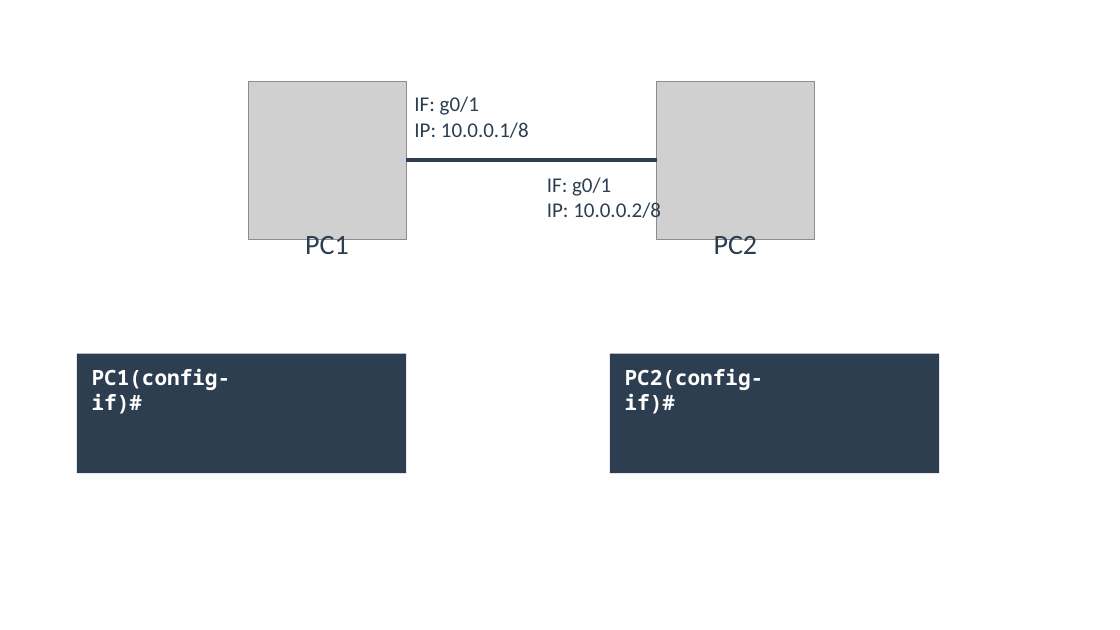
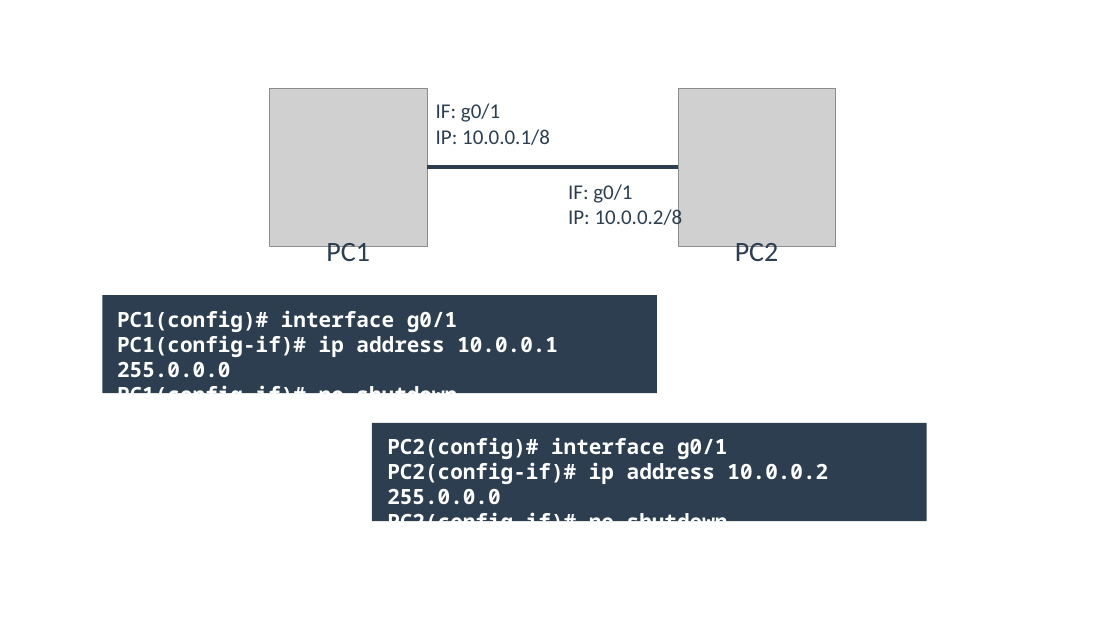
Before and after one commit to yuichi110/www.yuichi.com-network, a slide deck: slide 6 of slides/0020.pptx. Drawn at 1120x630 pixels with LibreOffice and Linux fonts; fonts in the diff are those of the drawing; grey boxes stand for pictures. Boxes give left, top, right and bottom in pixels: in the first picture for what was removed or moved away, otherwise in the second. Text is boxed around its words. In the diff, an @@ line names an element or a change of style, - is before the commit and + after.

```diff
--- a/slides/0020.pptx
+++ b/slides/0020.pptx
@@ 4 texts, 2 pictures, 1 line: place and size @@
-4 texts, 2 pictures, 1 line at (249,82,815,254)
+4 texts, 2 pictures, 1 line at (270,88,836,261)
@@ rectangle: place and size @@
-rectangle at (77,354,407,473)
+rectangle at (103,295,657,393)
@@ text at (117,310,558,393): text changed @@
-PC1(config-if)#
+PC1(config)# interface g0/1
+PC1(config-if)# ip address 10.0.0.1 255.0.0.0
+PC1(config-if)# no shutdown
@@ text removed at (625,368,764,414) @@
-PC2(config-if)#
@@ rectangle: place and size @@
-rectangle at (610,354,939,473)
+rectangle at (372,423,927,521)
@@ text added at (387,437,828,521), 18 pt, text #FFFFFF, bold @@
+PC2(config)# interface g0/1
+PC2(config-if)# ip address 10.0.0.2 255.0.0.0
+PC2(config-if)# no shutdown
```
Also in this commit, not shown: 1 slide added, 1 other file.
